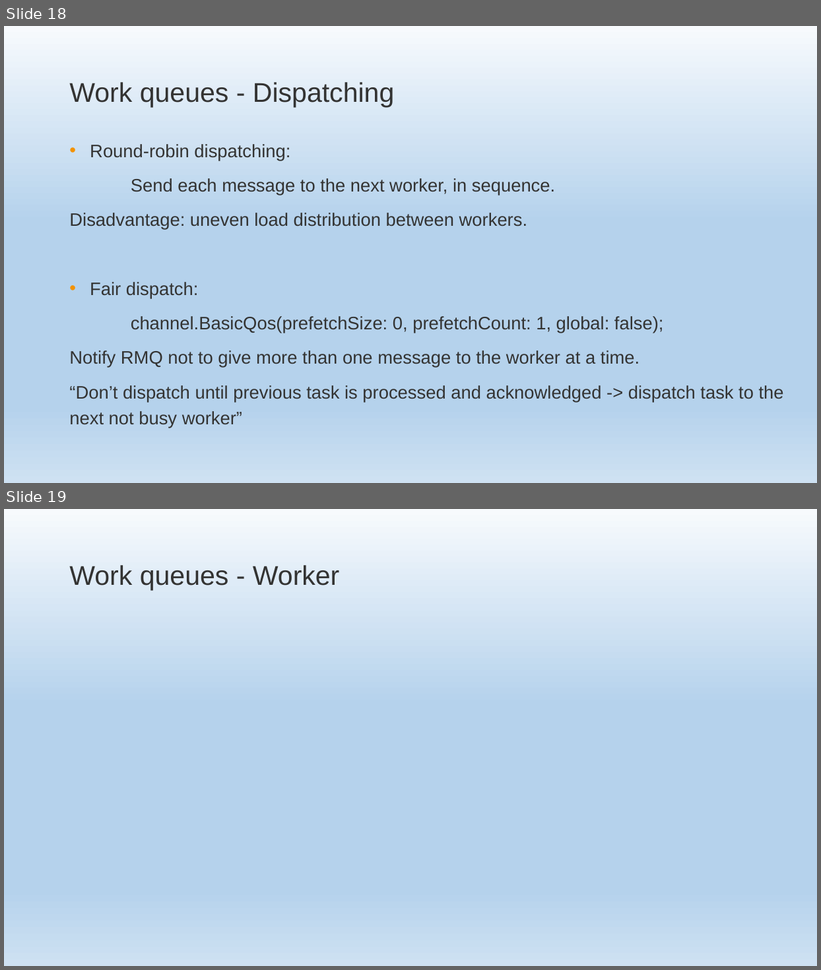
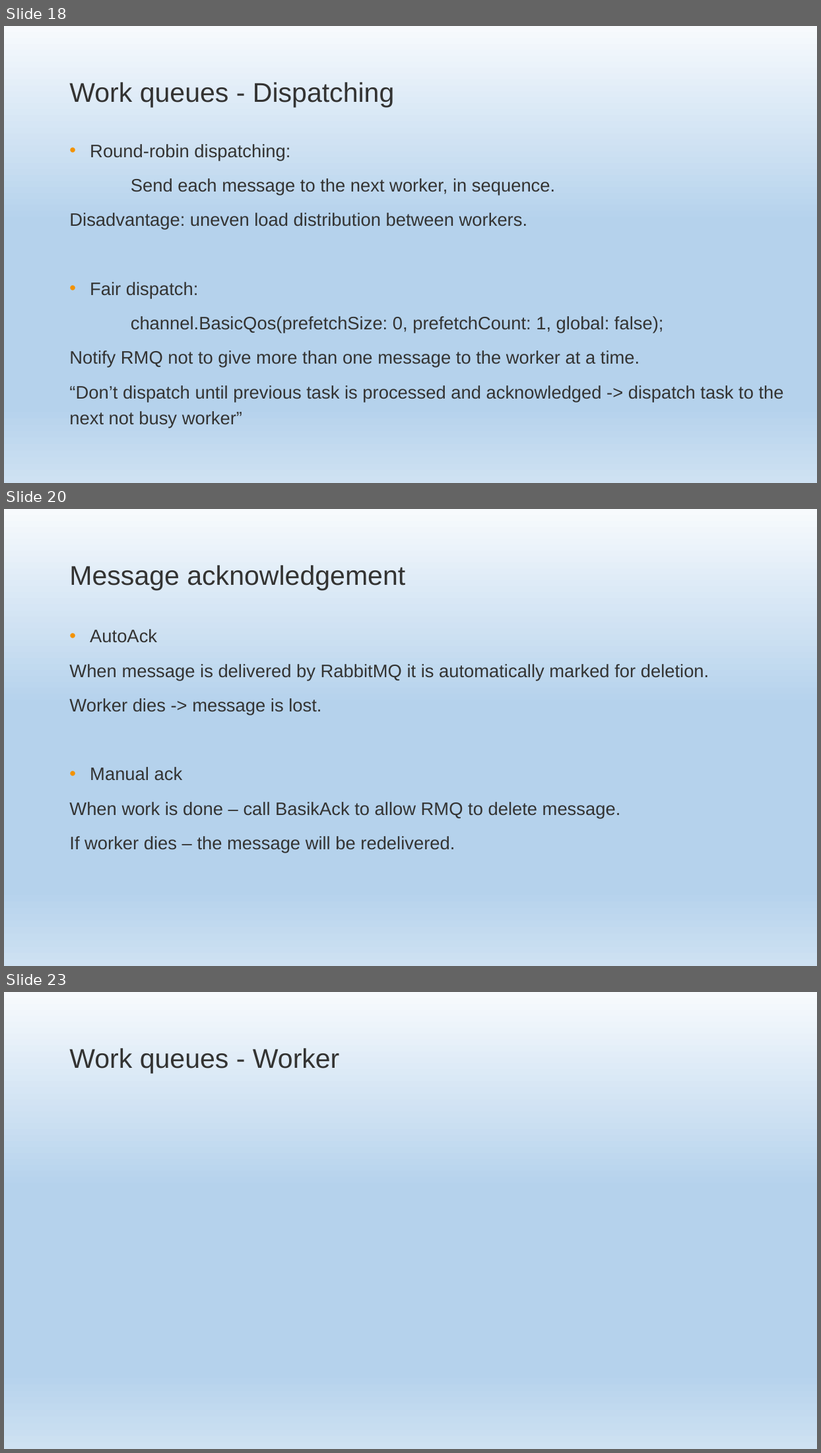
Before and after one commit to EPilyaev/RabbitMQNetCore, a slide deck: RabbitMQNetCore.pptm. Shown one above the other, each under a label of ours: slides 18 and 19 before the commit, slides 18, 20 and 23 after it; the slides between them are not shown. The pictures are 821x970 and 821x1453 pixels, drawn with LibreOffice and Linux fonts; fonts in the diff are those of the drawing; background and template pictures are left out. Boxes give left, top, right and bottom in pixels: in the first picture for what was removed or moved away, otherwise in the second. Text is boxed around its words. In the diff, an @@ line names an element or a change of style, - is before the commit and + after.

Commit message:
Finish worker slides

```diff
--- a/RabbitMQNetCore.pptm
+++ b/RabbitMQNetCore.pptm
@@ slide 20 added at [4, 509, 817, 966], background gradient #F7FAFD to #B5D2EC to #CEE1F2 @@
@@ title added at [69, 565, 405, 590], 48 pt, text #333332 @@
+Message acknowledgement
@@ text added at [69, 629, 709, 854], 32 pt, text #333332 @@
+• AutoAck
+When message is delivered by RabbitMQ it is automatically marked for deletion.
+Worker dies -> message is lost.
+• Manual ack
+When work is done – call BasikAck to allow RMQ to delete message.
+If worker dies – the message will be redelivered.
@@ what was slide 19 is now slide 23 @@
```
Also in this commit, not shown: 3 other slides added, 1 other file.
